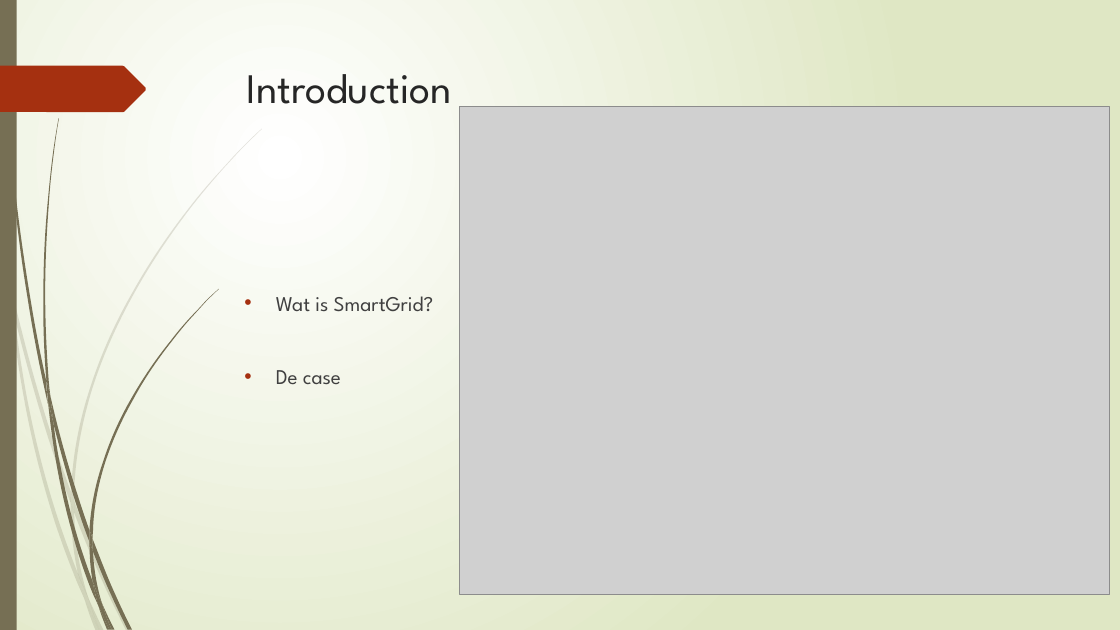
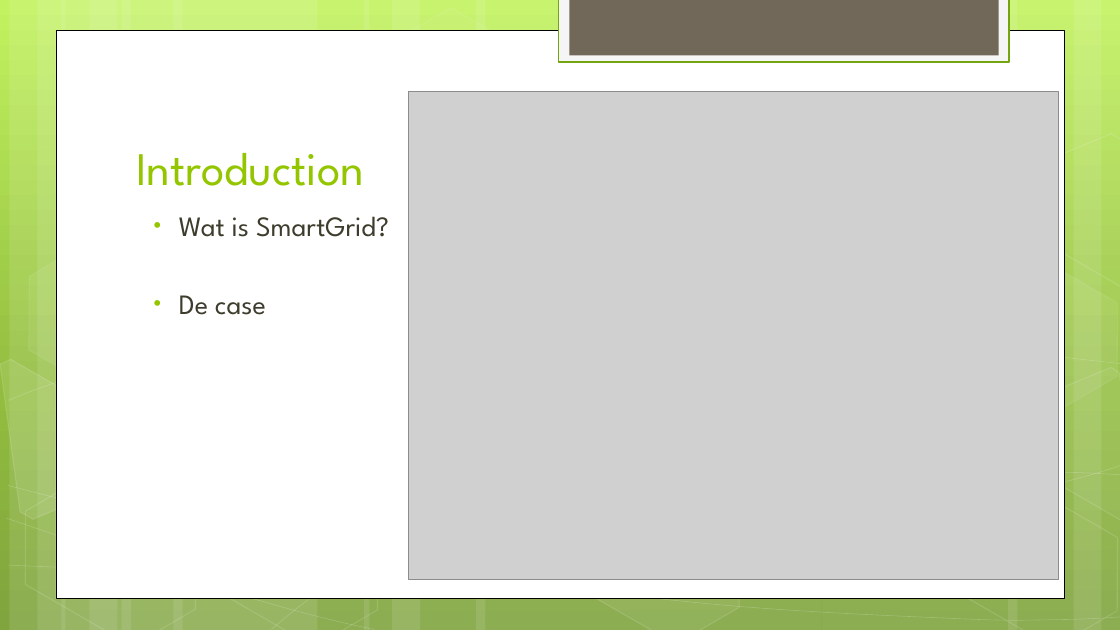
Before and after one commit to broekm006/SmartGrid, a slide deck: slide 2 of Final_V2.pptx. Drawn at 1120x630 pixels with LibreOffice and Linux fonts; fonts in the diff are those of the drawing; grey boxes stand for pictures. Boxes give left, top, right and bottom in pixels: in the first picture for what was removed or moved away, otherwise in the second. Text is boxed around its words. In the diff, an @@ line names an element or a change of style, - is before the commit and + after.

```diff
--- a/Final_V2.pptx
+++ b/Final_V2.pptx
@@ background gradient #FFFFFF to #DFE8C4 to gradient #C3F35F to #93BF3F to #81A53E @@
@@ rectangle: place and size @@
-rectangle at [0,0,17,630]
+rectangle at [9,0,66,630]
@@ rectangle at [9,0,66,630]: fill #766F54 to #FFFFFF at 10% opacity @@
@@ rectangle added at [559,0,1009,62], fill #F5F5F5, outline #74A510 1.25 pt @@
@@ rectangle added at [570,0,999,55], fill #71685A @@
@@ rectangle added at [56,30,1065,598], fill #FFFFFF, outline #000000 0.5 pt @@
@@ freeform shape removed at [0,66,146,112] @@
@@ title "Introduction": place and size @@
-title "Introduction" at [247,74,452,104]
+title "Introduction" at [136,153,364,186]
@@ title "Introduction" at [136,153,364,186]: size 36 to 40 pt, text colour #262626 to #94C600; vertical alignment top to bottom @@
@@ picture: place and size @@
-picture at [460,107,1110,595]
+picture at [408,92,1059,580]
@@ group added at [0,0,1120,630]: 11 rectangles, 7 freeform shapes, 7 hexagons @@
@@ text "Wat is SmartGrid?": place and size @@
-text "Wat is SmartGrid?" at [276,296,434,384]
+text "Wat is SmartGrid?" at [179,216,389,315]
@@ text "Wat is SmartGrid?" at [179,216,389,315]: size 18 to 24 pt, text colour #404040 to #3E3D2D; indent changed; less space between paragraphs; bullet colour #A53010 to #94C600 @@
@@ freeform shape at [0,356,139,543]: fill #766F54 at 20% opacity to #FFFFFF at 10% opacity; outline none to #FFFFFF 1 pt; rotation 0 to 30 degrees; outline redrawn @@
@@ group removed at [0,129,262,630]: 9 freeform shapes @@
@@ group removed at [3,0,218,630]: 12 freeform shapes @@
```
Also in this commit, not shown: 19 other slides changed.
